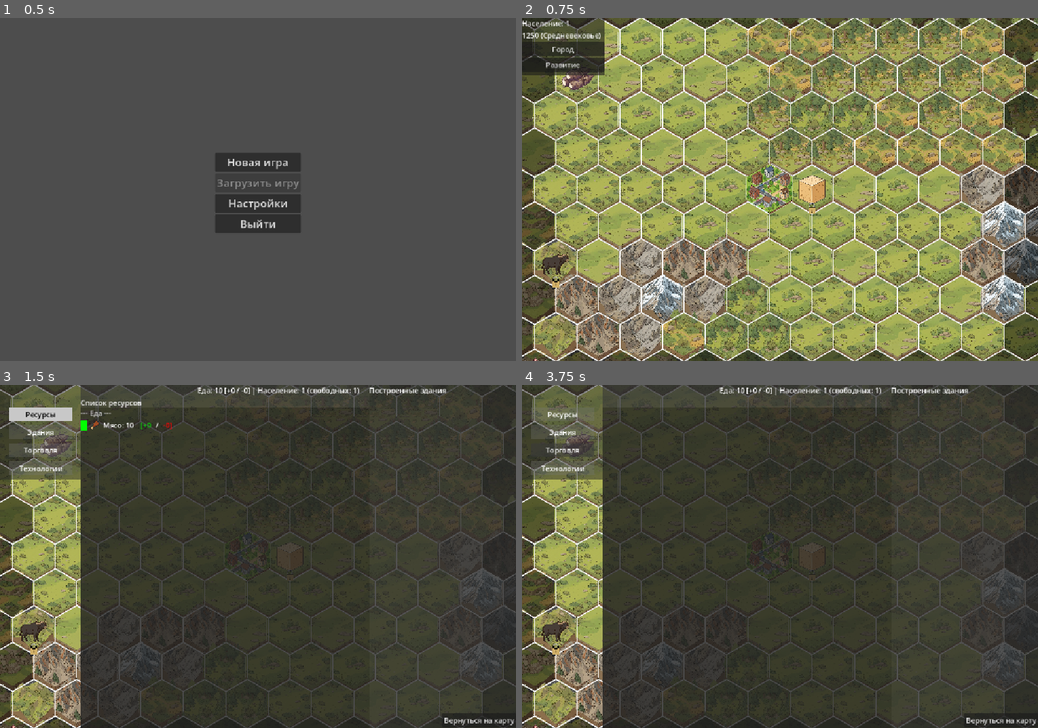
Above: before the commit, frames 1-4 (two rows, left to right).
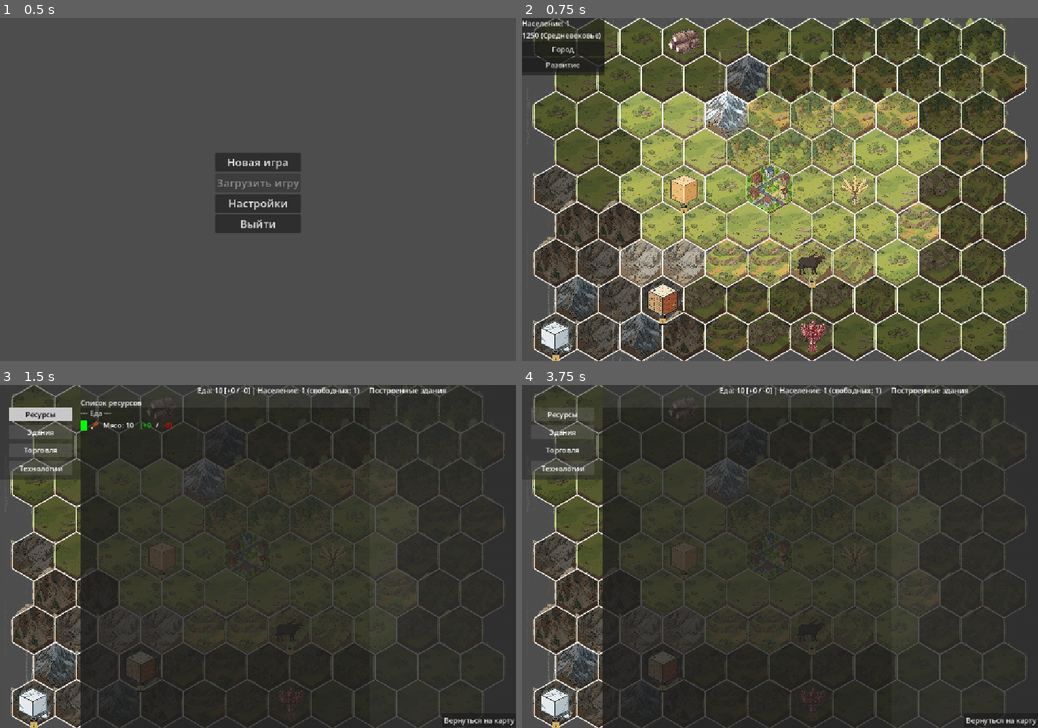
Above: after the commit, the same moments.

Repository: Night-Pryanik/The-City
Game: Godot game, scene res://scenes/main_menu.tscn
The game is run twice, just before and just after one commit, with the same random seed, the same clock (stepped at 60 frames per second) and the same inputs.
Inputs:
- Up to frame 1 (0.5 s): no input
- Up to frame 2 (0.75 s): click "Новая игра" at 0.5 s
- Up to frame 3 (1.5 s): click "Город" at 1.25 s
- Up to frame 4 (3.75 s): click "Ресурсы" at 2 s; click "Здания" at 2.75 s; click "Торговля" at 3.5 s

Frame 1 is identical in both runs. In frame 2, 73% of the frame differs, in the area x 0-100%, y 0-100%; in frame 3, 15%; in frame 4, 15%.

Commit message:
Уменьшен размер карты до 7х5

Diff:
--- a/scenes/main_map.gd
+++ b/scenes/main_map.gd
@@ -2,26 +2,20 @@
 extends Node2D
 
 const HEX_RADIUS = 55
-const GRID_ROWS = 9
-const GRID_COLS = 11
-const REGION_ROWS = 13
-const REGION_COLS = 15
+
+# --- Размер карты: меняешь только эти два числа ---
+const GRID_ROWS = 5
+const GRID_COLS = 7
+const REGION_PADDING = 2
+
+const REGION_ROWS = GRID_ROWS + REGION_PADDING * 2
+const REGION_COLS = GRID_COLS + REGION_PADDING * 2
 const CITY_ROW = REGION_ROWS / 2
 const CITY_COL = REGION_COLS / 2
-const INFLUENCE_START_ROW = 2
-const INFLUENCE_END_ROW = 10
-const INFLUENCE_START_COL = 2
-const INFLUENCE_END_COL = 12
-
-const CITY_ICON_SIZE = 130
-const TERRAIN_ICON_SIZE = 130
-const RESOURCE_ICON_SIZE = 60
-const IMPROVEMENT_ICON_SIZE = 32
-const TOOLTIP_DELAY = 0.5
-const LOCK_ICON_SIZE = 24
-const SCROLL_SPEED = 300.0
-const SCROLL_MARGIN = 30
-const PRODUCTION_INTERVAL = 2.0
+const INFLUENCE_START_ROW = REGION_PADDING
+const INFLUENCE_END_ROW = INFLUENCE_START_ROW + GRID_ROWS - 1
+const INFLUENCE_START_COL = REGION_PADDING
+const INFLUENCE_END_COL = INFLUENCE_START_COL + GRID_COLS - 1
 
 var tile_data = []
 var offset_x: float = 0.0
@@ -300,7 +294,7 @@
     offset_x = (viewport_size.x - grid_width) / 2.0 - min_x
     offset_y = (viewport_size.y - grid_height) / 2.0 - min_y
 
-func _update_tooltip_text(row: int, col: int):
+func update_tooltip_text(row: int, col: int):
     # Эта функция остаётся здесь, потому что она используется из InputHandler
     for child in tooltip_products_container.get_children():
         child.queue_free()
@@ -561,7 +555,7 @@
                 return {"row": row, "col": col}
     return null
 
-func _open_city():
+func open_city():
     city_ui.update_data(CityData.city_storage, CityData.production_rates, CityData.consumption_rates, CityData.city_food_pool, GameData.buildings, GameData.crafts, CityData.city_built_buildings, GameData.products, GameData.categories)
     city_ui.show()
     city_ui.show_resources_tab()
@@ -571,7 +565,7 @@
     if pause_menu.visible:
         return
     city_button.disabled = false
-    _open_city()
+    open_city()
 
 func _on_city_ui_close():
     city_ui.hide()
--- a/scripts/InputHandler.gd
+++ b/scripts/InputHandler.gd
@@ -24,9 +24,6 @@
 const TOOLTIP_DELAY: float = 0.5
 const SCROLL_SPEED: float = 300.0
 const SCROLL_MARGIN: float = 30
-const REGION_ROWS: int = 13
-const REGION_COLS: int = 15
-const HEX_RADIUS: float = 55
 
 func initialize(main_node: Node):
     main_map = main_node
@@ -117,8 +114,8 @@
 
         if scroll != Vector2.ZERO:
             main_map.scroll_offset += scroll
-            var max_scroll_x = (REGION_COLS * HEX_RADIUS)
-            var max_scroll_y = (REGION_ROWS * HEX_RADIUS)
+            var max_scroll_x = (main_map.REGION_COLS * main_map.HEX_RADIUS)
+            var max_scroll_y = (main_map.REGION_ROWS * main_map.HEX_RADIUS)
             main_map.scroll_offset.x = clamp(main_map.scroll_offset.x, -max_scroll_x, max_scroll_x)
             main_map.scroll_offset.y = clamp(main_map.scroll_offset.y, -max_scroll_y, max_scroll_y)
             map_renderer.queue_redraw()
@@ -249,7 +246,7 @@
             if hex.row == main_map.CITY_ROW and hex.col == main_map.CITY_COL:
                 var cur_time = Time.get_ticks_msec() / 1000.0
                 if cur_time - main_map.last_city_click_time < 0.5:
-                    main_map._open_city()
+                    main_map.open_city()
                 main_map.last_city_click_time = cur_time
 
 func _handle_mouse_motion(event: InputEventMouseMotion):
@@ -264,8 +261,8 @@
         if is_dragging:
             var delta = mouse_pos - drag_start_mouse
             main_map.scroll_offset = drag_start_scroll_offset + delta
-            var max_scroll_x = (REGION_COLS * HEX_RADIUS)
-            var max_scroll_y = (REGION_ROWS * HEX_RADIUS)
+            var max_scroll_x = (main_map.REGION_COLS * main_map.HEX_RADIUS)
+            var max_scroll_y = (main_map.REGION_ROWS * main_map.HEX_RADIUS)
             main_map.scroll_offset.x = clamp(main_map.scroll_offset.x, -max_scroll_x, max_scroll_x)
             main_map.scroll_offset.y = clamp(main_map.scroll_offset.y, -max_scroll_y, max_scroll_y)
             map_renderer.queue_redraw()
@@ -279,7 +276,7 @@
             hex_tooltip.visible = false
             _tooltip_visible = false
         if hex != null:
-            main_map._update_tooltip_text(hex.row, hex.col)
+            main_map.update_tooltip_text(hex.row, hex.col)
 
 func _hide_tooltip():
     hex_tooltip.visible = false
@@ -290,12 +287,12 @@
         child.queue_free()
 
 func _pixel_to_hex(mx: float, my: float):
-    for row in range(REGION_ROWS):
-        for col in range(REGION_COLS):
-            var center = HexUtils.hex_center(row, col, HEX_RADIUS)
+    for row in range(main_map.REGION_ROWS):
+        for col in range(main_map.REGION_COLS):
+            var center = HexUtils.hex_center(row, col, main_map.HEX_RADIUS)
             center.x += main_map.offset_x + main_map.scroll_offset.x
             center.y += main_map.offset_y + main_map.scroll_offset.y
-            var verts = HexUtils.hex_vertices(center.x, center.y, HEX_RADIUS)
+            var verts = HexUtils.hex_vertices(center.x, center.y, main_map.HEX_RADIUS)
             if HexUtils.point_in_polygon(mx, my, verts):
                 return {"row": row, "col": col}
     return null
--- a/scripts/map_renderer.gd
+++ b/scripts/map_renderer.gd
@@ -2,11 +2,6 @@
 @tool
 extends Node2D
 
-const HEX_RADIUS = 55
-const REGION_ROWS = 13
-const REGION_COLS = 15
-const CITY_ROW = int(REGION_ROWS / 2.0)
-const CITY_COL = int(REGION_COLS / 2.0)
 const CITY_ICON_SIZE = 130
 const TERRAIN_ICON_SIZE = 130
 const RESOURCE_ICON_SIZE = 80
@@ -78,8 +73,8 @@
 
 func _draw():
     # ФАЗА 1: Рисуем основные гексы с территориями
-    for row in range(REGION_ROWS):
-        for col in range(REGION_COLS):
+    for row in range(main_map.REGION_ROWS):
+        for col in range(main_map.REGION_COLS):
             _draw_hex(row, col)
 
     # ФАЗА 2: Рисуем дороги (ПЕРЕД иконками ресурсов и улучшений)
@@ -89,8 +84,8 @@
     _draw_expansion_highlights()
 
     # ФАЗА 3: Рисуем иконки ресурсов, улучшений и другие оверлеи
-    for row in range(REGION_ROWS):
-        for col in range(REGION_COLS):
+    for row in range(main_map.REGION_ROWS):
+        for col in range(main_map.REGION_COLS):
             _draw_hex_overlays(row, col)
 
     # ФАЗА 4: Рисуем город в конце
@@ -98,7 +93,7 @@
         main_map.offset_x + main_map.scroll_offset.x,
         main_map.offset_y + main_map.scroll_offset.y
     )
-    var city_center = HexUtils.hex_center(CITY_ROW, CITY_COL, HEX_RADIUS) + offset_pos
+    var city_center = HexUtils.hex_center(main_map.CITY_ROW, main_map.CITY_COL, main_map.HEX_RADIUS) + offset_pos
     if icon_textures.has("city"):
         var tex = icon_textures["city"]
         var icon_rect = Rect2(
@@ -110,17 +105,17 @@
         draw_texture_rect(tex, icon_rect, false)
     else:
         var city_vertices = HexUtils.hex_vertices(
-            city_center.x, city_center.y, HEX_RADIUS
+            city_center.x, city_center.y, main_map.HEX_RADIUS
         )
         draw_colored_polygon(city_vertices, Color.YELLOW)
 
 func _draw_hex(row: int, col: int):
-    var center = HexUtils.hex_center(row, col, HEX_RADIUS)
+    var center = HexUtils.hex_center(row, col, main_map.HEX_RADIUS)
     var offset_x = main_map.offset_x + main_map.scroll_offset.x
     var offset_y = main_map.offset_y + main_map.scroll_offset.y
     center.x += offset_x
     center.y += offset_y
-    var vertices = HexUtils.hex_vertices(center.x, center.y, HEX_RADIUS)
+    var vertices = HexUtils.hex_vertices(center.x, center.y, main_map.HEX_RADIUS)
 
     var closed_vertices = PackedVector2Array()
     closed_vertices.append_array(vertices)
@@ -133,7 +128,7 @@
     var terrain = tile.terrain
     var terrain_icon_name = tile.get("terrain_icon", "")
 
-    if row == CITY_ROW and col == CITY_COL:
+    if row == main_map.CITY_ROW and col == main_map.CITY_COL:
         if GameData.terrains.has(terrain):
             var t = GameData.terrains[terrain]
             var c = t.get("color", [0, 0, 0])
@@ -165,14 +160,14 @@
         draw_polyline(closed_vertices, Color.WHITE, 2, true)
 
 func _draw_hex_overlays(row: int, col: int):
-    var center = HexUtils.hex_center(row, col, HEX_RADIUS)
+    var center = HexUtils.hex_center(row, col, main_map.HEX_RADIUS)
     center.x += main_map.offset_x + main_map.scroll_offset.x
     center.y += main_map.offset_y + main_map.scroll_offset.y
 
     var tile = tile_data[row][col]
     var in_influence = tile.get("in_influence", false)
 
-    if row == CITY_ROW and col == CITY_COL:
+    if row == main_map.CITY_ROW and col == main_map.CITY_COL:
         return
 
     if tile.resource != null:
@@ -189,7 +184,7 @@
                 var fallback_color = Color(c[0] / 255.0, c[1] / 255.0, c[2] / 255.0)
                 draw_circle(center, RESOURCE_ICON_SIZE / 3.0, fallback_color)
         if is_locked and lock_texture:
-            var lock_icon_pos = Vector2(center.x, center.y + HEX_RADIUS * 0.75)
+            var lock_icon_pos = Vector2(center.x, center.y + main_map.HEX_RADIUS * 0.75)
             var lock_rect = Rect2(lock_icon_pos.x - LOCK_ICON_SIZE / 2.0, lock_icon_pos.y - LOCK_ICON_SIZE / 2.0, LOCK_ICON_SIZE, LOCK_ICON_SIZE)
             draw_texture_rect(lock_texture, lock_rect, false)
 
@@ -221,7 +216,7 @@
         var has_worker = main_map.worker_manager.has_worker(row, col)
         var imp_data = GameData.improvements.get(tile.improvement, {})
         var imp_icon = imp_data.get("icon", "")
-        var icon_pos = Vector2(center.x, center.y - HEX_RADIUS * 0.75)
+        var icon_pos = Vector2(center.x, center.y - main_map.HEX_RADIUS * 0.75)
         if imp_icon != "" and icon_textures.has(imp_icon):
             var tex = icon_textures[imp_icon]
             var icon_rect = Rect2(icon_pos.x - IMPROVEMENT_ICON_SIZE / 2.0, icon_pos.y - IMPROVEMENT_ICON_SIZE / 2.0, IMPROVEMENT_ICON_SIZE, IMPROVEMENT_ICON_SIZE)
@@ -279,7 +274,7 @@
         var row2 = int(end_parts[0])
         var col2 = int(end_parts[1])
 
-        var points = _generate_natural_road(row1, col1, row2, col2, HEX_RADIUS)
+        var points = _generate_natural_road(row1, col1, row2, col2, main_map.HEX_RADIUS)
         draw_polyline(points, Color(0.55, 0.35, 0.15), 6, true)
 
 # Старый метод _draw_roads больше не используется, но оставляем для совместимости
@@ -334,14 +329,14 @@
         return
 
     # 1. Постоянная зелёная подсветка всего недоступного Региона
-    for row in range(REGION_ROWS):
-        for col in range(REGION_COLS):
+    for row in range(main_map.REGION_ROWS):
+        for col in range(main_map.REGION_COLS):
             var tile = tile_data[row][col]
             if not tile.get("in_influence", false):
-                var center = HexUtils.hex_center(row, col, HEX_RADIUS)
+                var center = HexUtils.hex_center(row, col, main_map.HEX_RADIUS)
                 center.x += main.offset_x + main.scroll_offset.x
                 center.y += main.offset_y + main.scroll_offset.y
-                var vertices = HexUtils.hex_vertices(center.x, center.y, HEX_RADIUS)
+                var vertices = HexUtils.hex_vertices(center.x, center.y, main_map.HEX_RADIUS)
                 draw_colored_polygon(vertices, Color(0.0, 1.0, 0.0, 0.2))
                 var closed_verts = PackedVector2Array()
                 closed_verts.append_array(vertices)
@@ -354,10 +349,10 @@
         return
 
     for hex in chunk:
-        var center = HexUtils.hex_center(hex.row, hex.col, HEX_RADIUS)
+        var center = HexUtils.hex_center(hex.row, hex.col, main_map.HEX_RADIUS)
         center.x += main.offset_x + main.scroll_offset.x
         center.y += main.offset_y + main.scroll_offset.y
-        var vertices = HexUtils.hex_vertices(center.x, center.y, HEX_RADIUS)
+        var vertices = HexUtils.hex_vertices(center.x, center.y, main_map.HEX_RADIUS)
         draw_colored_polygon(vertices, Color(1.0, 1.0, 0.0, 0.3))
         var closed_verts = PackedVector2Array()
         closed_verts.append_array(vertices)
